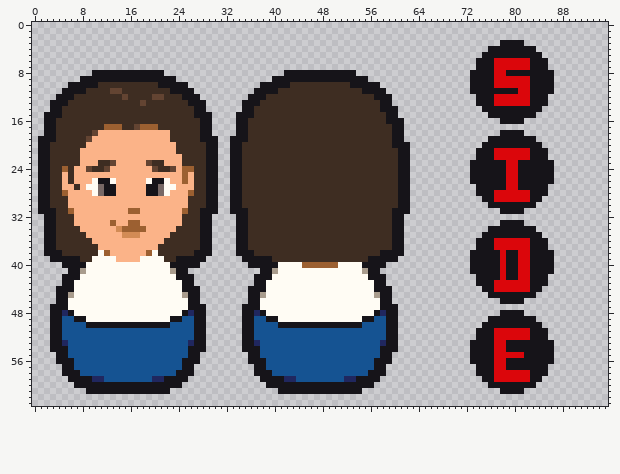
File history of a sprite sheet, godot/res/sprites/characters/sprite_avatar_W03.png. Above: the version before the commit.
The file is 192x128 pixels, drawn in blocks of 2x2; one block is one cell here.
After the commit:
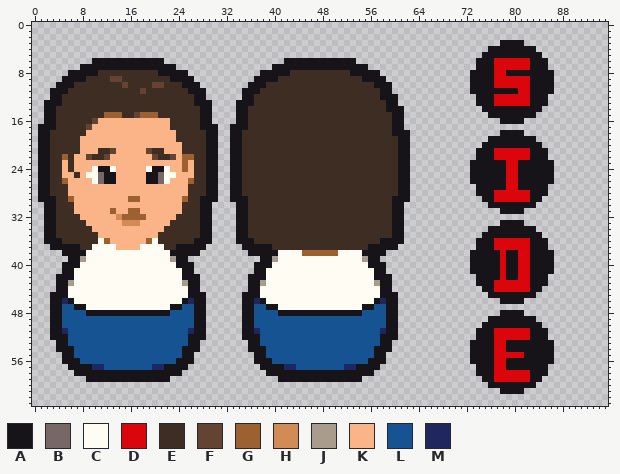
Palette (. is transparent): A #161419  B #776865  C #fffcf4  D #db060b  E #3e2d22  F #634432  G #9c6031  H #d28b55  J #a99c8d  K #fbb388  L #155392  M #20275f
What changed:
Changed rows in their new state; - is an unchanged pixel.
first column x 1:
 6 ---------AAAAAAAAAAAA--------------------AAAAAAAAAAAA---------
 7 -------AAAAAAAAAAAAAAAA----------------AAAAAAAAAAAAAAAA-------
 8 -----AAAA-EEEEEEEEEE-AAAA------------AAAA-EEEEEEEEEE-AAAA-----
 9 ----AAA-EEEEFFEEEEEEEE-AAA----------AAA-EEEEEEEEEEEEEE-AAA----
10 ---AA-EEEE----F----FFEEE-AA--------AA-EEEE----------EEEE-AA---
11 --AA-EEE----EE---F----EEE-AA------AA-EEE--------------EEE-A---
12 --A-EE--------E----EE---EE-A------A-EE------------------E--A--
13 -A--E------------E-------E--A----A--E--------------------E-A--
14 -A-E----------------------E-A----A-E---------------------E--A-
15 ---E-------GGG--FGGG------E--------E----------------------E-A-
16 ---------FKKKKKKKKKKKK------------------------------------E---
17 A-------FKKKKKKKKKKKKK-------A--A-----------------------------
18 A-E-----KK------------K----E-A--A-E--------------------------A
19 --E----KK-------------K----E------E------------------------E-A
20 -------K---------------K-----------------------------------E--
21 ----------EEF-----FEE--K--------------------------------------
22 ----G-K-FEEF-------FEEF-GG------------------------------------
23 ----K-K---KKK-----KKK---GK------------------------------------
24 ----K---KCAAC-----CAACK--K------------------------------------
25 -----KE-CCBAA-----AABCC-K-------------------------------------
26 ----GK----B-A-----A-B---KG------------------------------------
27 ----E-K-KKKKK-----KKKKK--E------------------------------------
28 ----E----KKKK-----KKKK---E------------------------------------
29 --A--G---------GG-------G--A------A------------------------A--
30 .-A--E------------------E--A-.--.-A------------------------A-.
31 .----E------G-----------E----.--.----------------------------.
32 ------E------HGGGG-----E--------------------------------------
33 ------EE----K-HHH-----EE--------------------------------------
34 -------EE----KKKKK---EE---------------------------------------
35 --------EE----KKK---EE----------------------------------------
36 ---A-----ECG------GCE-----A--------A---------------------AA---
37 -.-AAAA--CCCC----CCCC--AAAA-.----.-AAAA----------------AAAA-.-
38 -...AAAACC-CCCCCCCC-CCAAAA-..----..-AAAACCCCGGGGGGCCCCAAA-...-
39 --...--JC----CCCC----CJ--...------...--JCCCCCCCCCCCCCCJ--...--
40 -------C--------------C---.--------.---C----CCCCCC----C-------
41 ----A-CC--------------CC-A----------A-CC--------------CC-A----
42 ---A--C----------------C--A--------A--C----------------C--A---
43 ---A-J------------------J-A--------A-J------------------J-A---
44 -----C------------------C------------C------------------C-----
45 --A--C------------------C--A------A--C------------------C--A--
46 --A-MA------------------AM-A------A-MA------------------AM-A--
47 ----LLAA--------------AALL----------LLAA--------------AALL----
48 ----LLLLAAAAAAAAAAAAAALLLL----------LLLLAAAAAAAAAAAAAALLLL----
49 ------LLLLLLLLLLLLLLLLLL--------------LLLLLLLLLLLLLLLLLL------
50 --------LLLLLLLLLLLLLL------------------LLLLLLLLLLLLLL--------
51 ----M--------------------M----------M--------------------M----
52 ----A--------------------A----------A--------------------A----
53 --.-A--------------------A-.------.-A--------------------A-.--
54 --.--A------------------A--.------.--A------------------A--.--
55 ---.-A------------------A-.--------.-A------------------A-.---
56 ---.--A----------------A--.--------.--A----------------A--.---
57 ----.-AAAMM--------MMAAA-.----------.-AAAMM--------MMAAA-.----
58 ----..-AAAAAAAAAAAAAAAA-..----------..-AAAAAAAAAAAAAAAA-..----
59 -----...-AAAAAAAAAAAA-...------------...-AAAAAAAAAAAA-...-----
60 ------..................--------------..................------
61 --------..............------------------..............--------
Changed places in both pictures, as pixel boxes (x1, y1, x2, y2):
changed: (38, 58, 410, 394)
